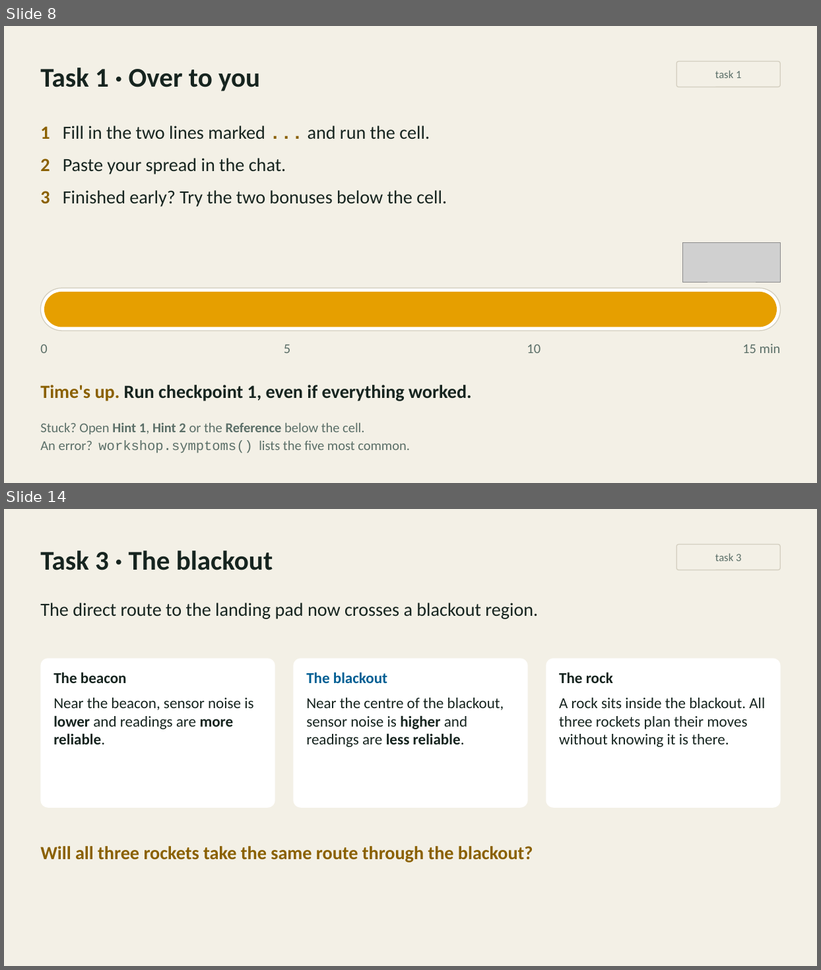
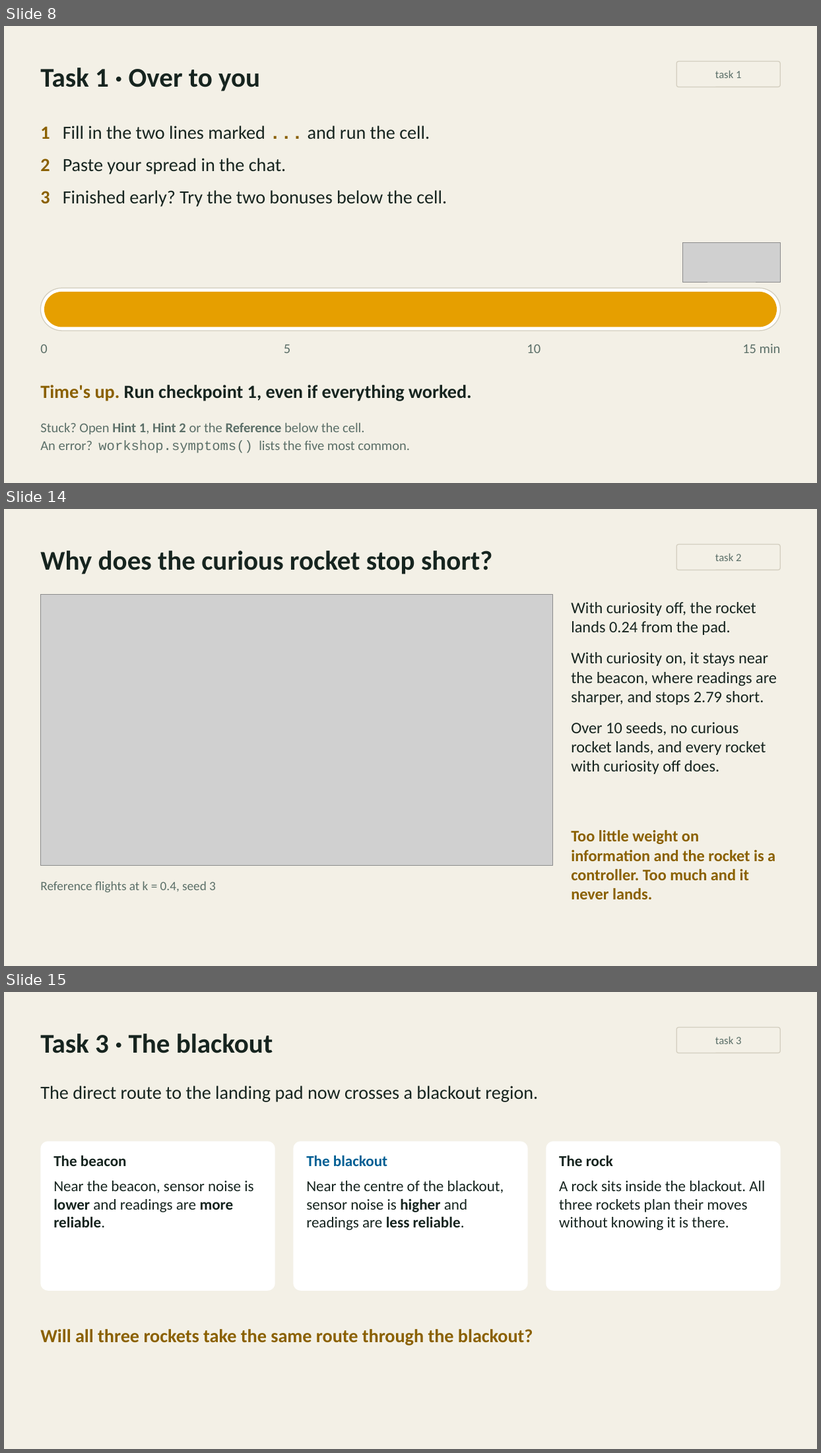
Before and after one commit to inferogenesis/cpomdp-workshop, a slide deck: deck/cpomdp_symposium_2026.pptx. Shown one above the other, each under a label of ours: slides 8 and 14 before the commit, slides 8, 14 and 15 after it; the slides between them are not shown. The pictures are 821x970 and 821x1453 pixels, drawn with LibreOffice and Linux fonts; fonts in the diff are those of the drawing; grey boxes stand for pictures. Boxes give left, top, right and bottom in pixels: in the first picture for what was removed or moved away, otherwise in the second. Text is boxed around its words. In the diff, an @@ line names an element or a change of style, - is before the commit and + after.

Commit message:
feat: rebuild Task 2's slides around the curiosity pair and the precision dial

```diff
--- a/deck/cpomdp_symposium_2026.pptx
+++ b/deck/cpomdp_symposium_2026.pptx
@@ slide 14 added at <box>4,509,817,966</box>, background #F3F0E6 @@
@@ rounded rectangle added at <box>677,545,781,570</box>, outline #D3CEBF 1 pt, 13 pt, text #5B6F68 @@
+task 2
@@ text added at <box>40,551,492,574</box>, 32 pt, text #16241F, bold @@
+Why does the curious rocket stop short?
@@ picture added at <box>40,594,553,866</box> @@
@@ text added at <box>571,602,777,774</box>, 19 pt, text #16241F @@
+With curiosity off, the rocket lands 0.24 from the pad.
+With curiosity on, it stays near the beacon, where readings are sharper, and stops 2.79 short.
+Over 10 seeds, no curious rocket lands, and every rocket with curiosity off does.
@@ text added at <box>571,830,776,900</box>, 19 pt, text #8A6000, bold @@
+Too little weight on information and the rocket is a controller. Too much and it never lands.
@@ text added at <box>40,881,216,893</box>, 15 pt, text #5B6F68 @@
+Reference flights at k = 0.4, seed 3
@@ what was slide 14 is now slide 15 @@
```
Also in this commit, not shown: 6 slides changed, 1 other slide added, 1 slide removed, 14 other files.
